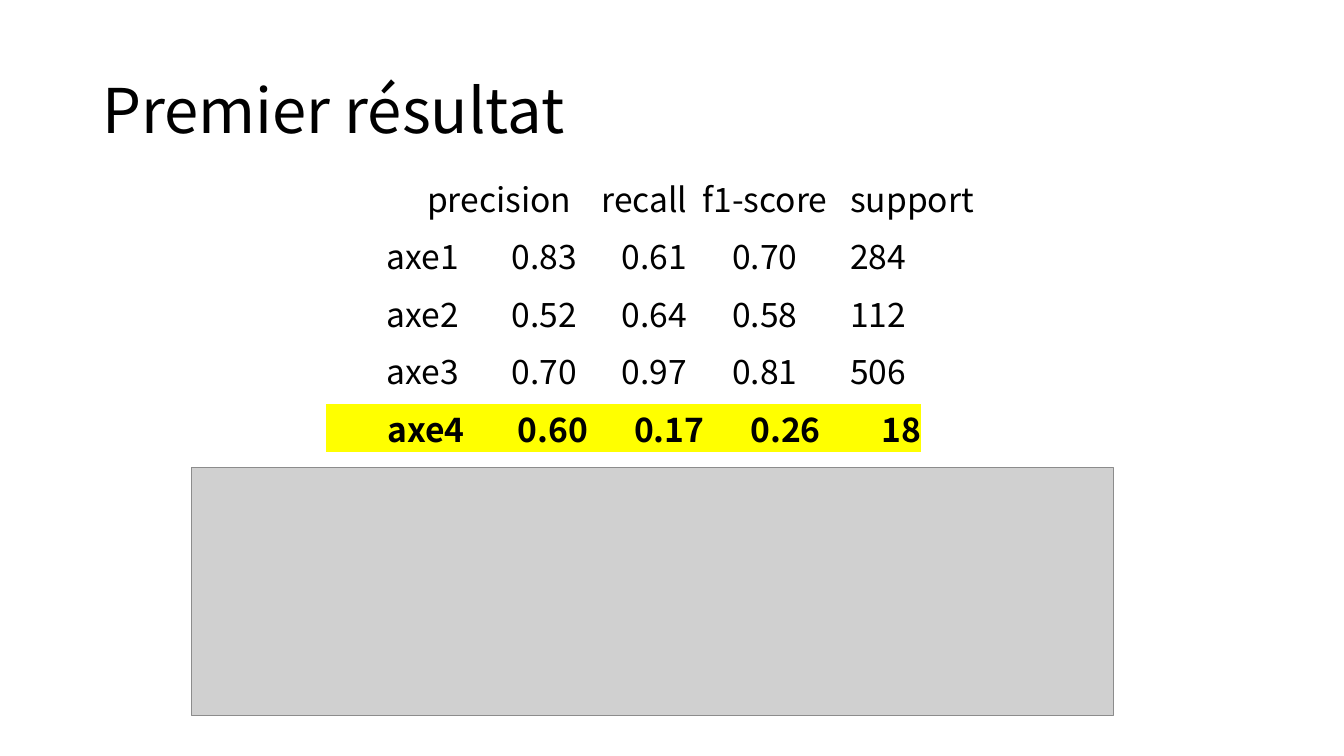
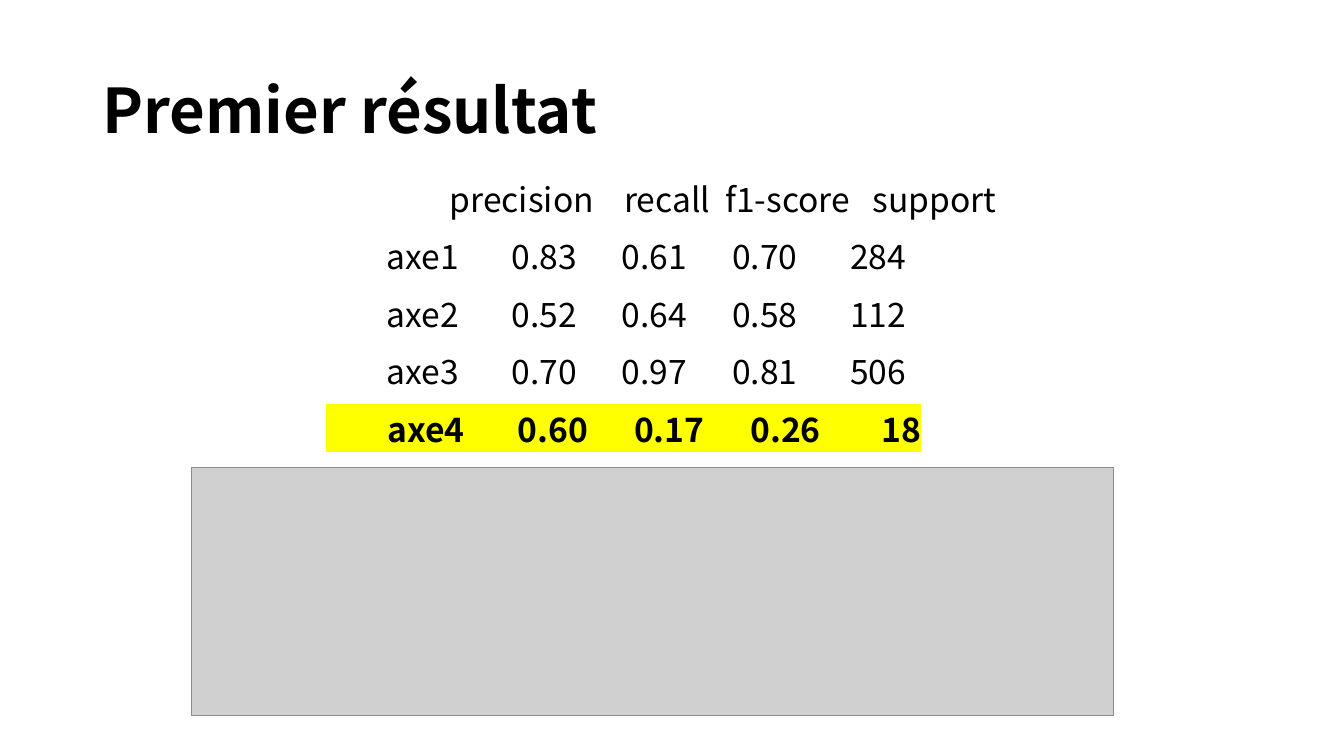
Before and after one commit to yeliu-dh/hal_insight, a slide deck: slide 6 of axe_classification.pptx (slide 7 before the commit). Drawn at 1344x756 pixels with LibreOffice and Linux fonts; fonts in the diff are those of the drawing; grey boxes stand for pictures. Boxes give left, top, right and bottom in pixels: in the first picture for what was removed or moved away, otherwise in the second. Text is boxed around its words. In the diff, an @@ line names an element or a change of style, - is before the commit and + after.

```diff
--- a/axe_classification.pptx
+++ b/axe_classification.pptx
@@ title "Premier résultat" at <box>102,76,597,134</box>: bold on @@
@@ text "precision recall f1-score support" rewrapped from <box>386,185,974,451</box> to <box>386,185,997,451</box> @@
```
Also in this commit, not shown: 7 other slides changed, 3 slides added, 2 slides removed, 20 other files.
